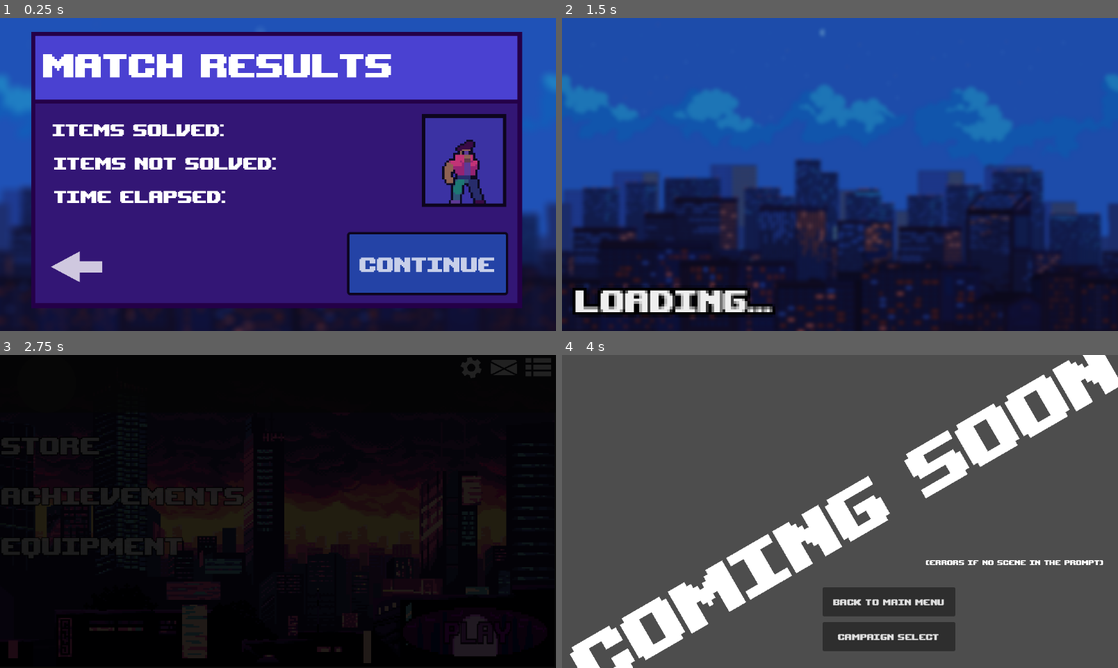
Above: before the commit, frames 1-4 (two rows, left to right).
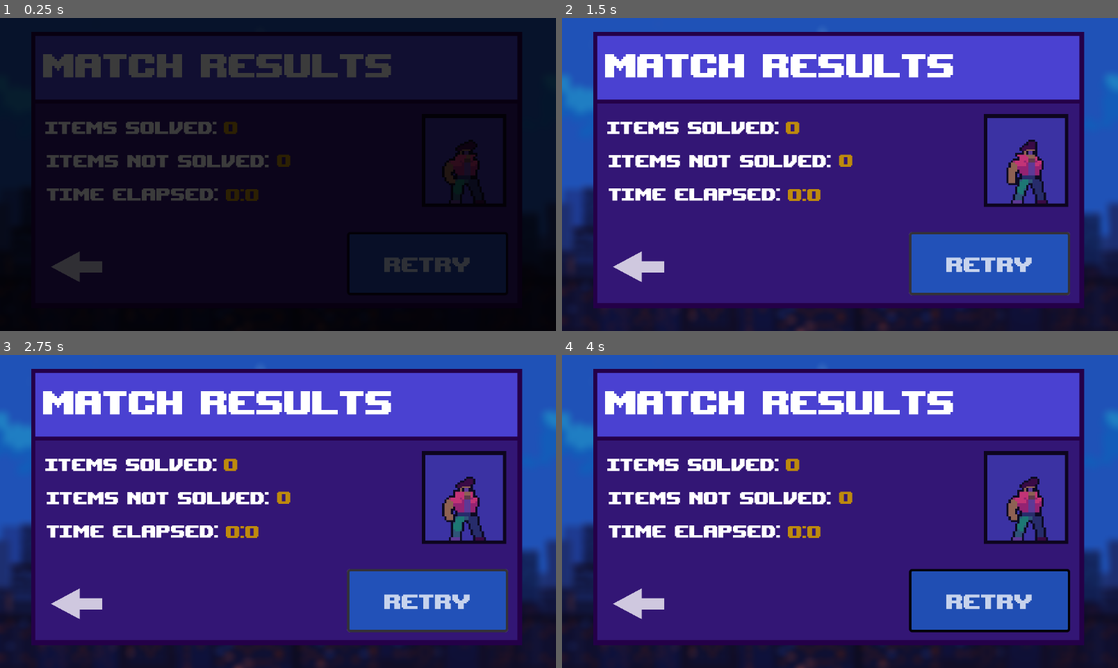
Above: after the commit, the same moments.

Repository: VinceAL-9/Mathfight
Game: Godot game, scene res://scenes/Whole game/Choose mode/campaign/Core gameplay/match_results.tscn
Two runs of this game, one before a commit and one after it. Both use one fixed random seed, a clock stepped at 60 frames per second and the inputs below. This scene is started directly instead of the project's main scene. Sound files missing from this copy of the repository are replaced by a short silence.
Inputs (mouse positions are in pixels of both pictures, inside the frame that each line leads up to):
- Up to frame 1 (0.25 s): no input
- Up to frame 2 (1.5 s): click (639, 265) at 0.5 s; click "Continue" (after the commit: "Retry") at 1.25 s
- Up to frame 3 (2.75 s): click "Continue" (after the commit: "Retry") at 2 s
- Up to frame 4 (4 s): click (990, 599) at 2.75 s, where only the run after the commit has a clickable "Retry"; click (684, 445) at 3.5 s, where only the run before the commit has a clickable "STORE"

The runs differ from the first frame. In frame 1, 99% of the frame differs, in the area x 0-100%, y 0-100%; in frame 2, 78%; in frame 3, 99%; in frame 4, 100%.

Commit message:
Adjustments to the match results scene, added features
Added the numbers for the statistics of the match results, made the button for continue and retry functional

Diff:
--- a/project.godot
+++ b/project.godot
@@ -24,6 +24,7 @@
 Functions="*res://scripts/Whole game/functions.gd"
 Gamestate="*res://scripts/Whole game/Choose mode/campaign/Core gameplay/gamestate.gd"
 Music="*res://scenes/Whole game/music_player.tscn"
+Leveldata="*res://scripts/Whole game/Choose mode/campaign/Core gameplay/leveldata.gd"
 
 [display]
 
--- a/scenes/Whole game/Choose mode/campaign/Core gameplay/game.tscn
+++ b/scenes/Whole game/Choose mode/campaign/Core gameplay/game.tscn
@@ -111,8 +111,8 @@
 corner_radius_bottom_right = 5
 corner_radius_bottom_left = 5
 
-[sub_resource type="Animation" id="Animation_0auvj"]
-resource_name = "fade_out"
+[sub_resource type="Animation" id="Animation_v7xk8"]
+length = 0.001
 tracks/0/type = "value"
 tracks/0/imported = false
 tracks/0/enabled = true
@@ -120,10 +120,10 @@
 tracks/0/interp = 1
 tracks/0/loop_wrap = true
 tracks/0/keys = {
-"times": PackedFloat32Array(0, 0.966667),
-"transitions": PackedFloat32Array(1, 1),
-"update": 0,
-"values": [Color(1, 1, 1, 0), Color(1, 1, 1, 1)]
+"times": PackedFloat32Array(0),
+"transitions": PackedFloat32Array(1),
+"update": 0,
+"values": [Color(1, 1, 1, 1)]
 }
 tracks/1/type = "value"
 tracks/1/imported = false
@@ -138,8 +138,8 @@
 "values": [true]
 }
 
-[sub_resource type="Animation" id="Animation_v7xk8"]
-length = 0.001
+[sub_resource type="Animation" id="Animation_7safa"]
+resource_name = "fade_in"
 tracks/0/type = "value"
 tracks/0/imported = false
 tracks/0/enabled = true
@@ -147,10 +147,37 @@
 tracks/0/interp = 1
 tracks/0/loop_wrap = true
 tracks/0/keys = {
-"times": PackedFloat32Array(0),
+"times": PackedFloat32Array(0, 1),
+"transitions": PackedFloat32Array(1, 1),
+"update": 0,
+"values": [Color(1, 1, 1, 1), Color(1, 1, 1, 0)]
+}
+tracks/1/type = "value"
+tracks/1/imported = false
+tracks/1/enabled = true
+tracks/1/path = NodePath("Transition/ColorRect:visible")
+tracks/1/interp = 1
+tracks/1/loop_wrap = true
+tracks/1/keys = {
+"times": PackedFloat32Array(1),
 "transitions": PackedFloat32Array(1),
-"update": 0,
-"values": [Color(1, 1, 1, 1)]
+"update": 1,
+"values": [false]
+}
+
+[sub_resource type="Animation" id="Animation_0auvj"]
+resource_name = "fade_out"
+tracks/0/type = "value"
+tracks/0/imported = false
+tracks/0/enabled = true
+tracks/0/path = NodePath("Transition/ColorRect:self_modulate")
+tracks/0/interp = 1
+tracks/0/loop_wrap = true
+tracks/0/keys = {
+"times": PackedFloat32Array(0, 0.966667),
+"transitions": PackedFloat32Array(1, 1),
+"update": 0,
+"values": [Color(1, 1, 1, 0), Color(1, 1, 1, 1)]
 }
 tracks/1/type = "value"
 tracks/1/imported = false
@@ -163,33 +190,6 @@
 "transitions": PackedFloat32Array(1),
 "update": 1,
 "values": [true]
-}
-
-[sub_resource type="Animation" id="Animation_7safa"]
-resource_name = "fade_in"
-tracks/0/type = "value"
-tracks/0/imported = false
-tracks/0/enabled = true
-tracks/0/path = NodePath("Transition/ColorRect:self_modulate")
-tracks/0/interp = 1
-tracks/0/loop_wrap = true
-tracks/0/keys = {
-"times": PackedFloat32Array(0, 1),
-"transitions": PackedFloat32Array(1, 1),
-"update": 0,
-"values": [Color(1, 1, 1, 1), Color(1, 1, 1, 0)]
-}
-tracks/1/type = "value"
-tracks/1/imported = false
-tracks/1/enabled = true
-tracks/1/path = NodePath("Transition/ColorRect:visible")
-tracks/1/interp = 1
-tracks/1/loop_wrap = true
-tracks/1/keys = {
-"times": PackedFloat32Array(1),
-"transitions": PackedFloat32Array(1),
-"update": 1,
-"values": [false]
 }
 
 [sub_resource type="AnimationLibrary" id="AnimationLibrary_nbrat"]
--- a/scenes/Whole game/Choose mode/campaign/Core gameplay/match_results.tscn
+++ b/scenes/Whole game/Choose mode/campaign/Core gameplay/match_results.tscn
@@ -70,6 +70,94 @@
 "speed": 5.0
 }]
 
+[sub_resource type="Animation" id="Animation_v7xk8"]
+length = 0.001
+tracks/0/type = "value"
+tracks/0/imported = false
+tracks/0/enabled = true
+tracks/0/path = NodePath("Transition/ColorRect:self_modulate")
+tracks/0/interp = 1
+tracks/0/loop_wrap = true
+tracks/0/keys = {
+"times": PackedFloat32Array(0),
+"transitions": PackedFloat32Array(1),
+"update": 0,
+"values": [Color(1, 1, 1, 1)]
+}
+tracks/1/type = "value"
+tracks/1/imported = false
+tracks/1/enabled = true
+tracks/1/path = NodePath("Transition/ColorRect:visible")
+tracks/1/interp = 1
+tracks/1/loop_wrap = true
+tracks/1/keys = {
+"times": PackedFloat32Array(0),
+"transitions": PackedFloat32Array(1),
+"update": 1,
+"values": [true]
+}
+
+[sub_resource type="Animation" id="Animation_7safa"]
+resource_name = "fade_in"
+tracks/0/type = "value"
+tracks/0/imported = false
+tracks/0/enabled = true
+tracks/0/path = NodePath("Transition/ColorRect:self_modulate")
+tracks/0/interp = 1
+tracks/0/loop_wrap = true
+tracks/0/keys = {
+"times": PackedFloat32Array(0, 1),
+"transitions": PackedFloat32Array(1, 1),
+"update": 0,
+"values": [Color(1, 1, 1, 1), Color(1, 1, 1, 0)]
+}
+tracks/1/type = "value"
+tracks/1/imported = false
+tracks/1/enabled = true
+tracks/1/path = NodePath("Transition/ColorRect:visible")
+tracks/1/interp = 1
+tracks/1/loop_wrap = true
+tracks/1/keys = {
+"times": PackedFloat32Array(1),
+"transitions": PackedFloat32Array(1),
+"update": 1,
+"values": [false]
+}
+
+[sub_resource type="Animation" id="Animation_0auvj"]
+resource_name = "fade_out"
+tracks/0/type = "value"
+tracks/0/imported = false
+tracks/0/enabled = true
+tracks/0/path = NodePath("Transition/ColorRect:self_modulate")
+tracks/0/interp = 1
+tracks/0/loop_wrap = true
+tracks/0/keys = {
+"times": PackedFloat32Array(0, 0.966667),
+"transitions": PackedFloat32Array(1, 1),
+"update": 0,
+"values": [Color(1, 1, 1, 0), Color(1, 1, 1, 1)]
+}
+tracks/1/type = "value"
+tracks/1/imported = false
+tracks/1/enabled = true
+tracks/1/path = NodePath("Transition/ColorRect:visible")
+tracks/1/interp = 1
+tracks/1/loop_wrap = true
+tracks/1/keys = {
+"times": PackedFloat32Array(0),
+"transitions": PackedFloat32Array(1),
+"update": 1,
+"values": [true]
+}
+
+[sub_resource type="AnimationLibrary" id="AnimationLibrary_nbrat"]
+_data = {
+&"RESET": SubResource("Animation_v7xk8"),
+&"fade_in": SubResource("Animation_7safa"),
+&"fade_out": SubResource("Animation_0auvj")
+}
+
 [node name="Control" type="Control"]
 layout_mode = 3
 anchors_preset = 15
@@ -138,31 +226,62 @@
 metadata/_edit_use_anchors_ = true
 
 [node name="ItemsSolvedText" type="RichTextLabel" parent="CanvasLayer"]
-offset_left = 109.0
-offset_top = 207.0
-offset_right = 575.0
-offset_bottom = 257.0
+offset_left = 94.0
+offset_top = 202.0
+offset_right = 560.0
+offset_bottom = 252.0
 theme_override_fonts/normal_font = ExtResource("3_7dvep")
 theme_override_font_sizes/normal_font_size = 50
 text = "Items Solved:"
 
+[node name="ItemsSolved" type="RichTextLabel" parent="CanvasLayer"]
+offset_left = 464.0
+offset_top = 202.0
+offset_right = 675.0
+offset_bottom = 252.0
+theme_override_colors/default_color = Color(0.815686, 0.6, 0, 0.886275)
+theme_override_fonts/normal_font = ExtResource("3_7dvep")
+theme_override_font_sizes/normal_font_size = 50
+text = "Solved
+"
+
 [node name="ItemsNotSolvedText" type="RichTextLabel" parent="CanvasLayer"]
-offset_left = 112.0
-offset_top = 276.0
-offset_right = 599.0
-offset_bottom = 326.0
+offset_left = 97.0
+offset_top = 271.0
+offset_right = 584.0
+offset_bottom = 321.0
 theme_override_fonts/normal_font = ExtResource("3_7dvep")
 theme_override_font_sizes/normal_font_size = 50
 text = "Items Not solved:"
 
+[node name="ItemsNotSolved" type="RichTextLabel" parent="CanvasLayer"]
+offset_left = 574.0
+offset_top = 270.0
+offset_right = 860.0
+offset_bottom = 320.0
+theme_override_colors/default_color = Color(0.815686, 0.6, 0, 0.886275)
+theme_override_fonts/normal_font = ExtResource("3_7dvep")
+theme_override_font_sizes/normal_font_size = 50
+text = "Not solved"
+
 [node name="TimeElapsedText" type="RichTextLabel" parent="CanvasLayer"]
-offset_left = 112.0
-offset_top = 345.0
-offset_right = 578.0
-offset_bottom = 395.0
+offset_left = 97.0
+offset_top = 340.0
+offset_right = 456.0
+offset_bottom = 390.0
 theme_override_fonts/normal_font = ExtResource("3_7dvep")
 theme_override_font_sizes/normal_font_size = 50
 text = "Time elapsed:"
+
+[node name="TimeElapsed" type="RichTextLabel" parent="CanvasLayer"]
+offset_left = 468.0
+offset_top = 341.0
+offset_right = 831.0
+offset_bottom = 391.0
+theme_override_colors/default_color = Color(0.815686, 0.6, 0, 0.886275)
+theme_override_fonts/normal_font = ExtResource("3_7dvep")
+theme_override_font_sizes/normal_font_size = 50
+text = "Time"
 
 [node name="BackButton" type="TextureButton" parent="CanvasLayer"]
 modulate = Color(1, 1, 1, 0.764706)
@@ -196,6 +315,7 @@
 text = "Continue"
 
 [node name="ColorRect5" type="ColorRect" parent="CanvasLayer/ContinueButton"]
+layout_mode = 0
 offset_left = 155.0
 offset_top = -244.0
 offset_right = 330.0
@@ -224,7 +344,21 @@
 scale = Vector2(4.57292, 3.89482)
 sprite_frames = SubResource("SpriteFrames_tc4w2")
 animation = &"idle"
-frame_progress = 0.968383
+frame_progress = 0.376396
+
+[node name="Transition" type="AnimationPlayer" parent="CanvasLayer"]
+process_mode = 3
+libraries = {
+&"": SubResource("AnimationLibrary_nbrat")
+}
+
+[node name="ColorRect" type="ColorRect" parent="CanvasLayer/Transition"]
+anchors_preset = 15
+anchor_right = 1.0
+anchor_bottom = 1.0
+grow_horizontal = 2
+grow_vertical = 2
+color = Color(0, 0, 0, 1)
 
 [connection signal="pressed" from="CanvasLayer/BackButton" to="." method="_on_back_button_pressed"]
 [connection signal="pressed" from="CanvasLayer/ContinueButton" to="." method="_on_continue_button_pressed"]
--- a/scripts/Whole game/Choose mode/campaign/Core gameplay/game.gd
+++ b/scripts/Whole game/Choose mode/campaign/Core gameplay/game.gd
@@ -75,12 +75,15 @@
 		await get_tree().create_timer(1.5).timeout
 
 		player_health -= 10
+
+		Leveldata.items_not_solved += 1
 		update_health_ui()
 
 
 		if player_health <= 0:
 			anim.play("player_death") # death animation for player
 			enemy_sprite.play("idle")
+			Leveldata.player_win = false
 			await end_game_after_delay()
 			return
 
@@ -112,11 +115,13 @@
 		else: # normal damage
 			enemy_health -= 10
 
+		Leveldata.items_solved += 1
 		update_health_ui()
 
 		if enemy_health <= 0:
 			anim.play("enemy_death") # death animation for enemy
 			player_sprite.play("idle")
+			Leveldata.player_win = true
 
 			await end_game_after_delay()
 			return
@@ -148,17 +153,21 @@
 		else:
 			solve_timer_display.add_theme_color_override("font_color", Color.YELLOW)
 
+	Leveldata.time_elapsed += _delta
+
 func end_game_after_delay() -> void: # wait for a moment before ending the game
-	transition.play("fade_out")
+
 	game_over = true # prevent further interaction
 
 	solve_timer.stop()
 	prob_timer.stop()
+	transition.play("fade_out")
+	await get_tree().create_timer(1).timeout
 
 	display.queue_free() # remove every UI element from screen
 
 	await get_tree().create_timer(5.0).timeout # wait 5 seconds before final action
 
 	# Now show a Game Over screen or quit
-	get_tree().change_scene_to_file("res://scenes/Whole game/Choose mode/campaign/Core gameplay/match_results.tscn")
+	Functions.load_screen_to_scene("res://scenes/Whole game/Choose mode/campaign/Core gameplay/match_results.tscn")
 	print("Game Over") # Optional: Replace with UI or scene change
--- /dev/null
+++ b/scripts/Whole game/Choose mode/campaign/Core gameplay/leveldata.gd
@@ -0,0 +1,8 @@
+extends Node
+
+var time_elapsed = 0
+var items_solved = 0
+var items_not_solved = 0
+
+var level = 0
+var player_win = false
--- a/scripts/Whole game/Choose mode/campaign/Core gameplay/pause_button.gd
+++ b/scripts/Whole game/Choose mode/campaign/Core gameplay/pause_button.gd
@@ -13,6 +13,7 @@
 
 func _on_exit_button_pressed() -> void:
 	resume()
+	Leveldata.level = 0
 	Transition.play("fade_out")
 	await get_tree().create_timer(1).timeout
 	get_tree().change_scene_to_file("res://scenes/Whole game/Choose mode/campaign/campaign_select.tscn")
--- a/scripts/Whole game/Choose mode/campaign/Levels/pre_game_1.gd
+++ b/scripts/Whole game/Choose mode/campaign/Levels/pre_game_1.gd
@@ -11,3 +11,4 @@
 	Music.play_level_1()
 	await get_tree().create_timer(1).timeout
 	get_tree().change_scene_to_file("res://scenes/Whole game/Choose mode/campaign/levels/level_1.tscn")
+	Leveldata.level = 1
--- a/scripts/Whole game/Choose mode/campaign/Levels/pre_game_2.gd
+++ b/scripts/Whole game/Choose mode/campaign/Levels/pre_game_2.gd
@@ -11,3 +11,4 @@
 	Music.play_level_2()
 	await get_tree().create_timer(1).timeout
 	get_tree().change_scene_to_file("res://scenes/Whole game/Choose mode/campaign/levels/level_2.tscn")
+	Leveldata.level = 2
--- a/scripts/Whole game/Choose mode/campaign/Levels/pre_game_3.gd
+++ b/scripts/Whole game/Choose mode/campaign/Levels/pre_game_3.gd
@@ -11,3 +11,4 @@
 	Music.play_level_3()
 	await get_tree().create_timer(1).timeout
 	get_tree().change_scene_to_file("res://scenes/Whole game/Choose mode/campaign/levels/level_3.tscn")
+	Leveldata.level = 3
--- a/scripts/Whole game/Choose mode/campaign/match_results.gd
+++ b/scripts/Whole game/Choose mode/campaign/match_results.gd
@@ -1,13 +1,41 @@
 extends Control
 
 @onready var animated_sprite_2d = $CanvasLayer/AnimatedSprite2D
+@onready var transition = $CanvasLayer/Transition
+@onready var time_elapsed = $CanvasLayer/TimeElapsed
+@onready var items_solved = $CanvasLayer/ItemsSolved
+@onready var items_not_solved = $CanvasLayer/ItemsNotSolved
+@onready var button_play = $CanvasLayer/ContinueButton
 
 func _ready():
+	transition.play("fade_in")
 	animated_sprite_2d.play("idle")
+	time_elapsed.bbcode_text = str(fmod(Leveldata.time_elapsed, 3600) / 60).pad_decimals(0)  + ":" + str(fmod(Leveldata.time_elapsed, 60)).pad_decimals(0)
+	items_solved.bbcode_text = Leveldata.items_solved
+	items_not_solved.bbcode_text = Leveldata.items_not_solved
+	Leveldata.time_elapsed = 0.0
+	Leveldata.items_solved = 0
+	Leveldata.items_not_solved = 0
+	if Leveldata.level == 3:
+		button_play.visible = false
+	if !Leveldata.player_win:
+		button_play.text = "Retry"
+
 
 func _on_back_button_pressed() -> void:
+	Leveldata.level = 0
 	Functions.load_screen_to_scene("res://scenes/Whole game/main_menu.tscn")
 
-
 func _on_continue_button_pressed() -> void:
-	pass # Replace with function body.
+	if Leveldata.player_win:
+		if Leveldata.level == 1:
+			Functions.load_screen_to_scene("res://scenes/Whole game/Choose mode/campaign/levels/level_2.tscn")
+			Leveldata.level = 2
+		elif Leveldata.level == 2:
+			Functions.load_screen_to_scene("res://scenes/Whole game/Choose mode/campaign/levels/level_3.tscn")
+			Leveldata.level = 2
+	else:
+		if Leveldata.level == 1:
+			Functions.load_screen_to_scene("res://scenes/Whole game/Choose mode/campaign/levels/level_1.tscn")
+		elif Leveldata.level == 2:
+			Functions.load_screen_to_scene("res://scenes/Whole game/Choose mode/campaign/levels/level_2.tscn")
Not shown: 1 places in scenes/Whole game/Choose mode/campaign/Core gameplay/match_results.tscn that only renumber resources
Not shown, added: scripts/Whole game/Choose mode/campaign/Core gameplay/leveldata.gd.uid
